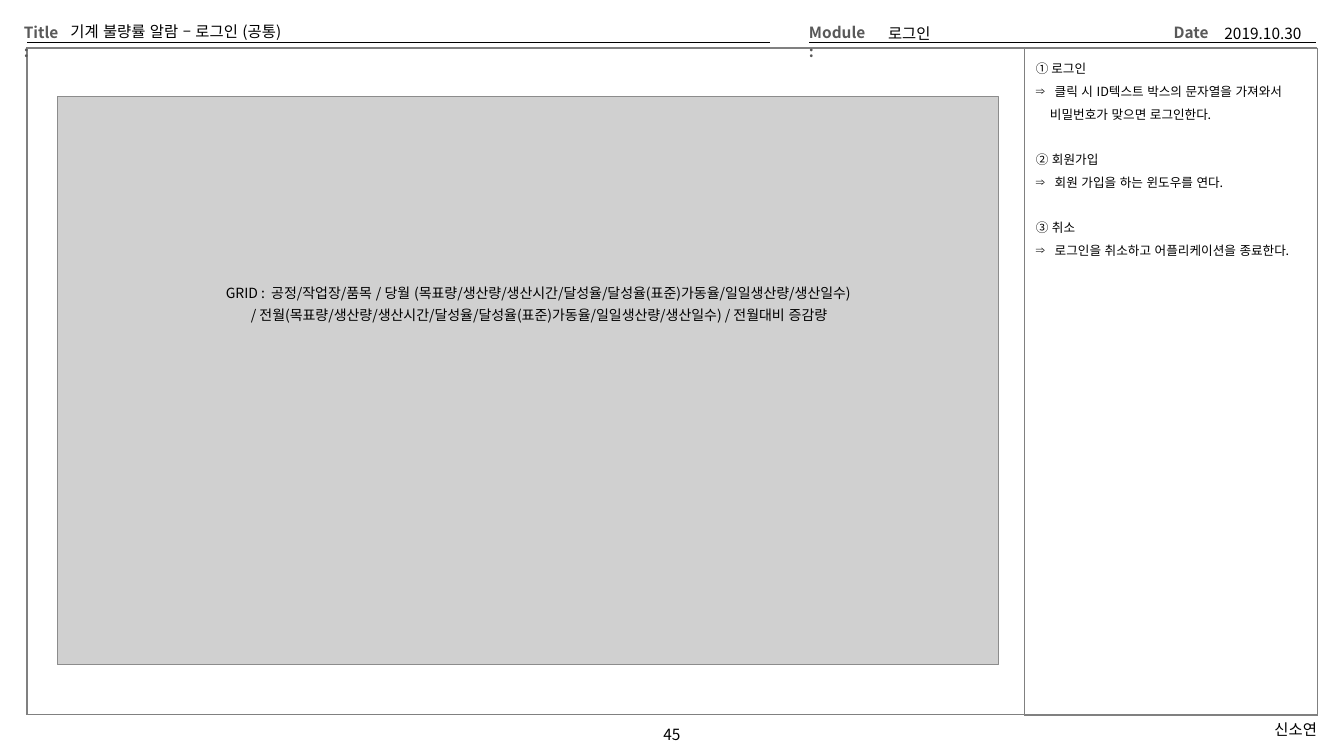
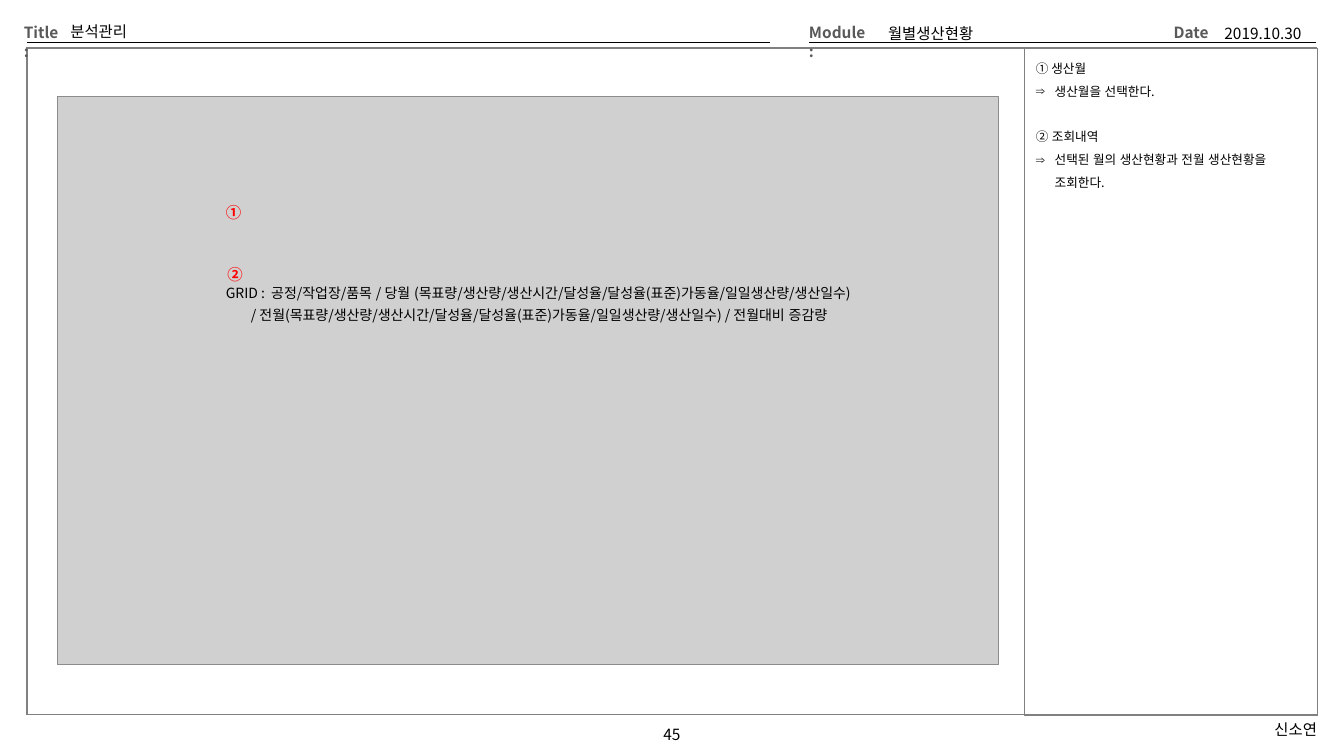
Before and after one commit to Cliedy-s/Team4, a slide deck: slide 45 of source/TEMP/Team4화면설계 - 김상영.pptx. Drawn at 1344x756 pixels with LibreOffice and Linux fonts; fonts in the diff are those of the drawing; grey boxes stand for pictures. Boxes give left, top, right and bottom in pixels: in the first picture for what was removed or moved away, otherwise in the second. Text is boxed around its words. In the diff, an @@ line names an element or a change of style, - is before the commit and + after.

```diff
--- a/source/TEMP/Team4화면설계 - 김상영.pptx
+++ b/source/TEMP/Team4화면설계 - 김상영.pptx
@@ title at (x1=70, y1=24, x2=127, y2=39): text changed @@
-기계 불량률 알람 – 로그인 (공통)
+분석관리
@@ text at (x1=888, y1=26, x2=973, y2=43): text changed @@
-로그인
+월별생산현황
@@ text at (x1=1036, y1=62, x2=1266, y2=188): text changed @@
-① 로그인
-⇒ 클릭 시 ID텍스트 박스의 문자열을 가져와서
-비밀번호가 맞으면 로그인한다.
-② 회원가입
-⇒ 회원 가입을 하는 윈도우를 연다.
-③ 취소
-⇒ 로그인을 취소하고 어플리케이션을 종료한다.
+① 생산월
+⇒ 생산월을 선택한다.
+② 조회내역
+⇒ 선택된 월의 생산현황과 전월 생산현황을 조회한다.
@@ text added at (x1=226, y1=205, x2=241, y2=220), 11 pt, text #FF0000, bold @@
+①
@@ text added at (x1=227, y1=267, x2=242, y2=282), 11 pt, text #FF0000, bold @@
+②
```
Also in this commit, not shown: 13 other slides changed, 1 other file.
